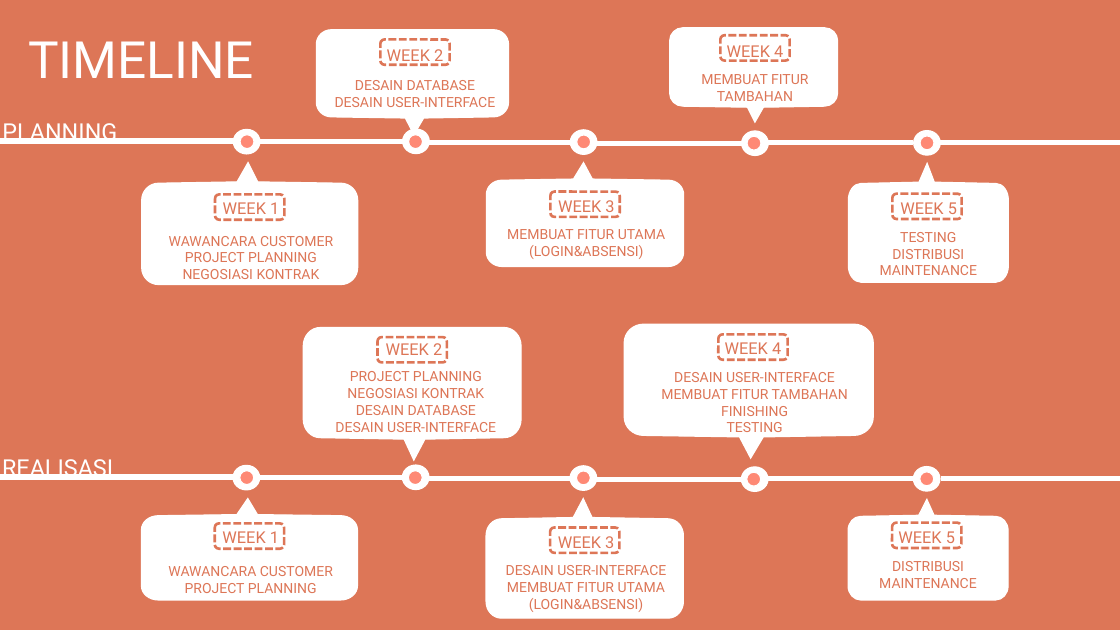
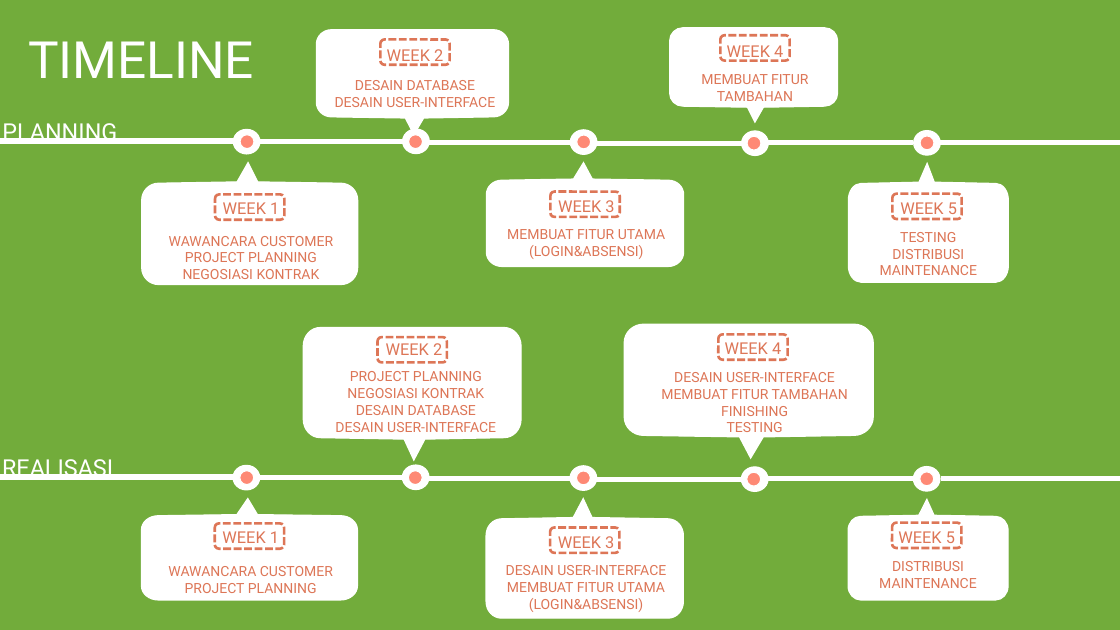
Before and after one commit to ripasfilqadar/mppl, a slide deck: slide 13 of buat demo/CikoroFarm.pptx (slide 12 before the commit). Drawn at 1120x630 pixels with LibreOffice and Linux fonts; fonts in the diff are those of the drawing. Boxes give left, top, right and bottom in pixels: in the first picture for what was removed or moved away, otherwise in the second. Text is boxed around its words. In the diff, an @@ line names an element or a change of style, - is before the commit and + after.

```diff
--- a/buat demo/CikoroFarm.pptx
+++ b/buat demo/CikoroFarm.pptx
@@ background #DD7657 to #72AC3B @@
```
Also in this commit, not shown: 9 other slides changed, 6 slides added, 6 slides removed.
